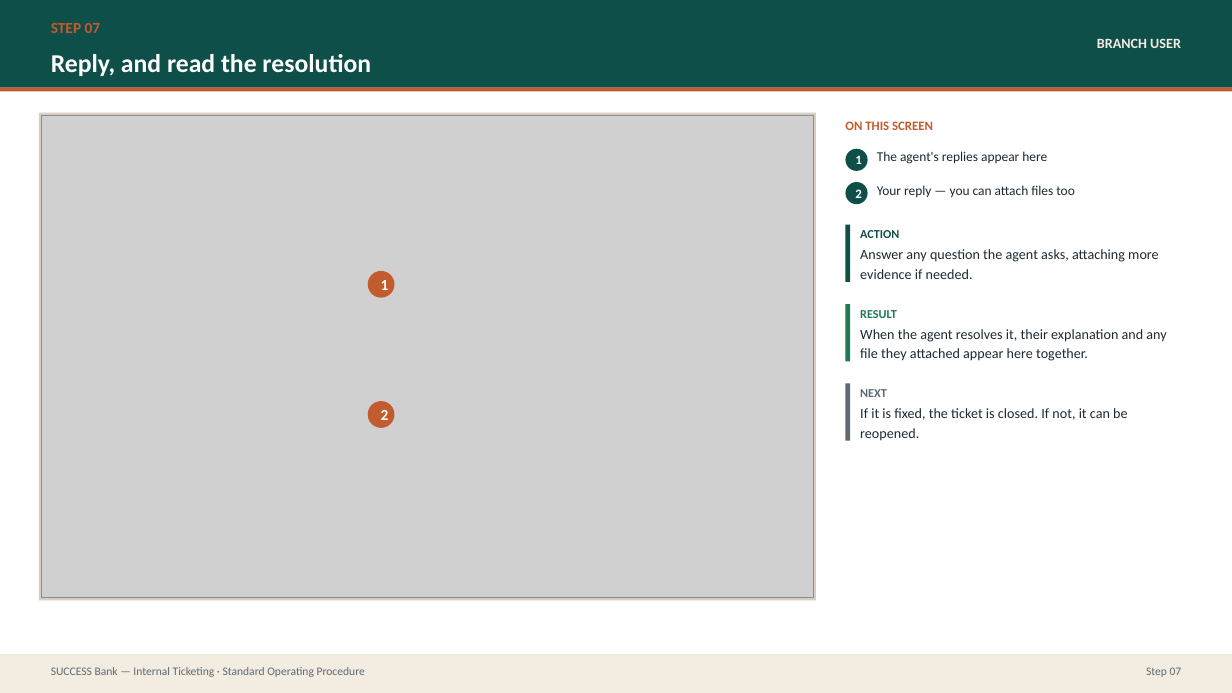
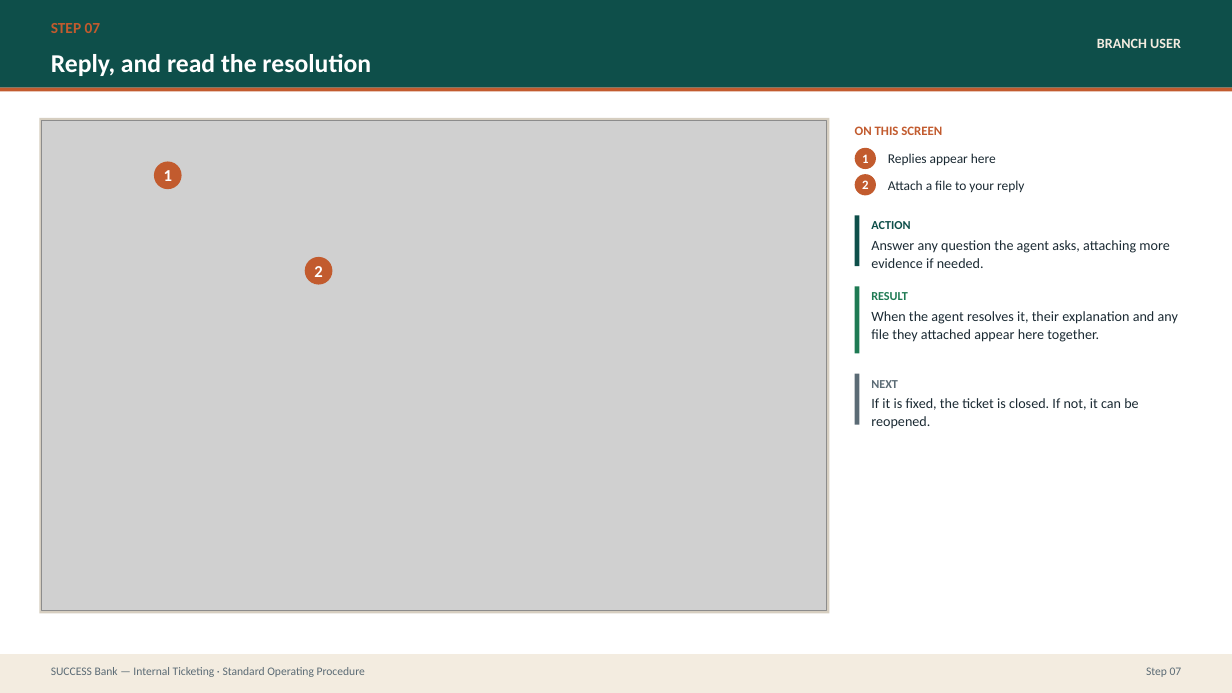
Before and after one commit to prajwal-patil-hub/Internal-Banking-Ticketing-System, a slide deck: slide 18 of docs/sop/SUCCESS-Bank-Ticketing-SOP.pptx. Drawn at 1232x693 pixels with LibreOffice and Linux fonts; fonts in the diff are those of the drawing; grey boxes stand for pictures. Boxes give left, top, right and bottom in pixels: in the first picture for what was removed or moved away, otherwise in the second. Text is boxed around its words. In the diff, an @@ line names an element or a change of style, - is before the commit and + after.

```diff
--- a/docs/sop/SUCCESS-Bank-Ticketing-SOP.pptx
+++ b/docs/sop/SUCCESS-Bank-Ticketing-SOP.pptx
@@ rectangle: place and size @@
-rectangle at (39, 113, 816, 601)
+rectangle at (39, 117, 829, 613)
@@ picture: place and size @@
-picture at (42, 116, 813, 598)
+picture at (42, 120, 827, 611)
@@ text "ON THIS SCREEN": place and size @@
-text "ON THIS SCREEN" at (845, 121, 933, 130)
+text "ON THIS SCREEN" at (855, 126, 942, 135)
@@ ellipse "1": place and size @@
-ellipse "1" at (846, 149, 868, 171)
+ellipse "1" at (855, 148, 876, 169)
@@ ellipse "1" at (855, 148, 876, 169): fill #0E4F4A to #C25B2E @@
@@ ellipse "1": place and size @@
-ellipse "1" at (368, 271, 395, 298)
+ellipse "1" at (154, 162, 182, 189)
@@ ellipse "1" at (154, 162, 182, 189): size 12 to 13 pt @@
@@ ellipse "2" at (855, 175, 876, 196): fill #0E4F4A to #C25B2E @@
@@ ellipse "2": place and size @@
-ellipse "2" at (846, 182, 868, 204)
+ellipse "2" at (855, 175, 876, 196)
@@ text at (888, 153, 996, 165): text changed @@
-The agent's replies appear here
+Replies appear here
@@ text at (888, 180, 1024, 192): text changed @@
-Your reply — you can attach files too
+Attach a file to your reply
@@ rectangle: place and size @@
-rectangle at (846, 225, 850, 282)
+rectangle at (855, 215, 860, 266)
@@ text "ACTION": place and size @@
-text "ACTION" at (860, 230, 899, 238)
+text "ACTION" at (871, 221, 910, 229)
@@ text "Answer any question the agent ...": place and size @@
-text "Answer any question the agent ..." at (860, 249, 1159, 279)
+text "Answer any question the agent ..." at (871, 240, 1170, 268)
@@ ellipse "2" at (305, 257, 333, 285): size 12 to 13 pt @@
@@ ellipse "2": place and size @@
-ellipse "2" at (368, 401, 395, 428)
+ellipse "2" at (305, 257, 333, 285)
@@ rectangle: place and size @@
-rectangle at (846, 304, 850, 361)
+rectangle at (855, 287, 860, 353)
@@ text "RESULT": place and size @@
-text "RESULT" at (860, 310, 897, 318)
+text "RESULT" at (871, 292, 908, 300)
@@ text "When the agent resolves it, ...": place and size @@
-text "When the agent resolves it, ..." at (860, 329, 1166, 361)
+text "When the agent resolves it, ..." at (871, 311, 1178, 342)
@@ rectangle: place and size @@
-rectangle at (846, 384, 850, 441)
+rectangle at (855, 373, 860, 424)
@@ text "NEXT": place and size @@
-text "NEXT" at (860, 389, 887, 397)
+text "NEXT" at (871, 380, 898, 388)
@@ line spacing 1.15 to 1.08 in 3 elements at (871, 311, 1178, 342), (871, 240, 1170, 268), (871, 398, 1138, 429) @@
@@ text "If it is fixed, the ...": place and size @@
-text "If it is fixed, the ..." at (860, 408, 1127, 441)
+text "If it is fixed, the ..." at (871, 398, 1138, 429)
```
Also in this commit, not shown: 26 other slides changed, 30 other files.
